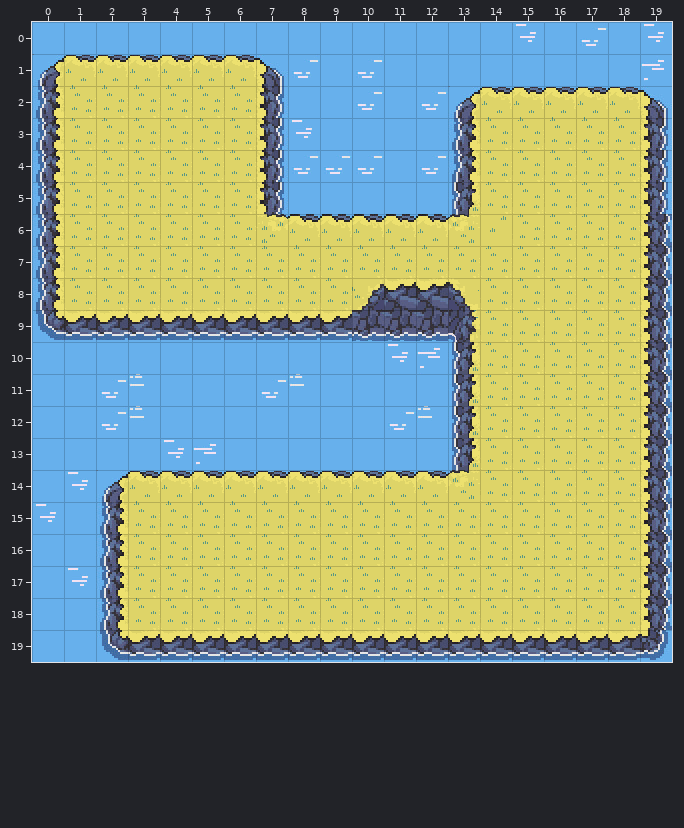
Tiled map (JSON): assets/images/tiled/map001b.json. The picture above is the old version.
Cells are 32x32 px. Shown: x 0..19, y 0..19.
And afterwards:
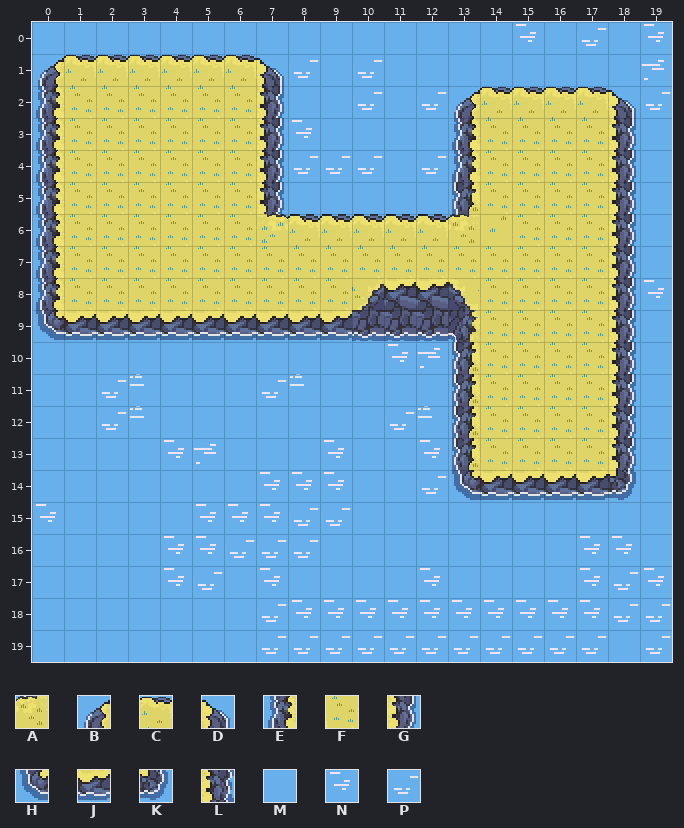
Key: from "tileset-beach.json": A 62, B 90, C 91, D 92, E 120, F 121, G 122, H 150, J 151, K 152, L 158, M 340, N 341, P 371.
_ is an empty cell.
The edit:
{"where": "layer \"Tile Layer 1\""}
{"y":2,"x":18,"old":"CD","new":"DP"}
{"y":3,"x":18,"old":"FG","new":"GM"}
{"y":4,"x":18,"old":"FG","new":"GM"}
{"y":5,"x":18,"old":"FG","new":"GM"}
{"y":6,"x":18,"old":"FL","new":"GM"}
{"y":7,"x":18,"old":"FL","new":"GM"}
{"y":8,"x":18,"old":"FL","new":"GN"}
{"y":9,"x":18,"old":"FL","new":"GM"}
{"y":10,"x":18,"old":"FL","new":"GM"}
{"y":11,"x":18,"old":"FL","new":"GM"}
{"y":12,"x":18,"old":"FL","new":"GM"}
{"y":13,"x":9,"old":"M","new":"N"}
{"y":13,"x":12,"old":"M","new":"N"}
{"y":13,"x":18,"old":"FL","new":"GM"}
{"y":14,"x":1,"old":"NBCCCCCCCCCCAFFFFFL","new":"MMMMMMNNNMMPHJJJJKM"}
{"y":15,"x":2,"old":"EFFFFFFFFFFFFFFFFL","new":"MMMNNNPPMMMMMMMMMM"}
{"y":16,"x":2,"old":"EFFFFFFFFFFFFFFFFL","new":"MMNNPPPMMMMMMMMNNM"}
{"y":17,"x":1,"old":"NEFFFFFFFFFFFFFFFFL","new":"MMMNPMNMMMMNMMMMNPN"}
{"y":18,"x":2,"old":"EFFFFFFFFFFFFFFFFL","new":"MMMMMPNNNNNNNNNNPP"}
{"y":19,"x":2,"old":"HJJJJJJJJJJJJJJJJK","new":"MMMMMPPPPPPPPPPPMP"}
{"label":"changed","picture_box":[66,87,672,660]}
